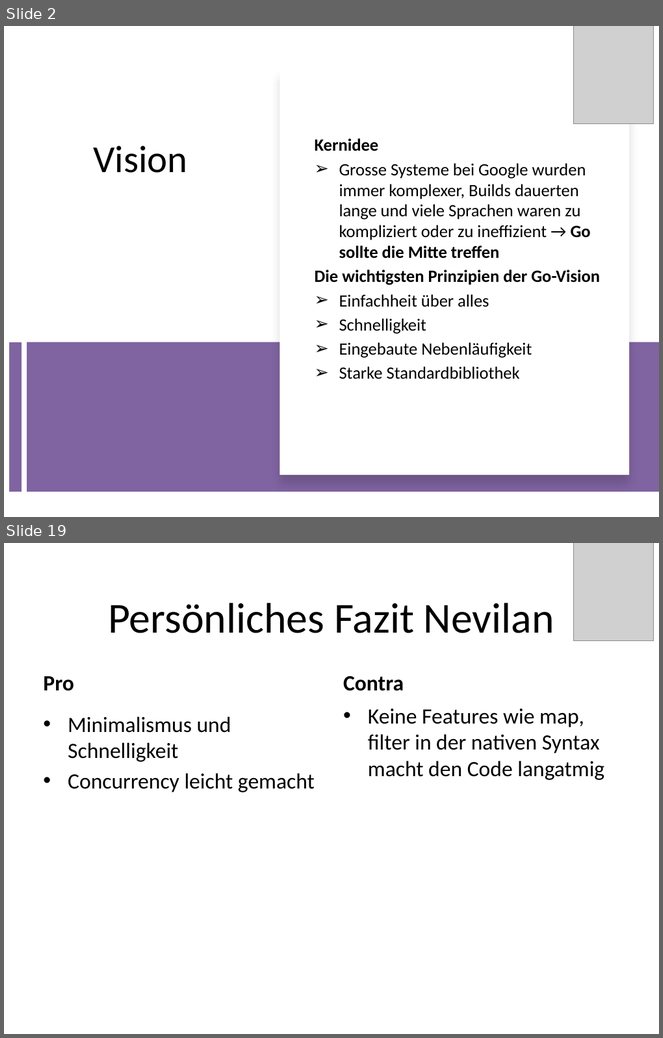
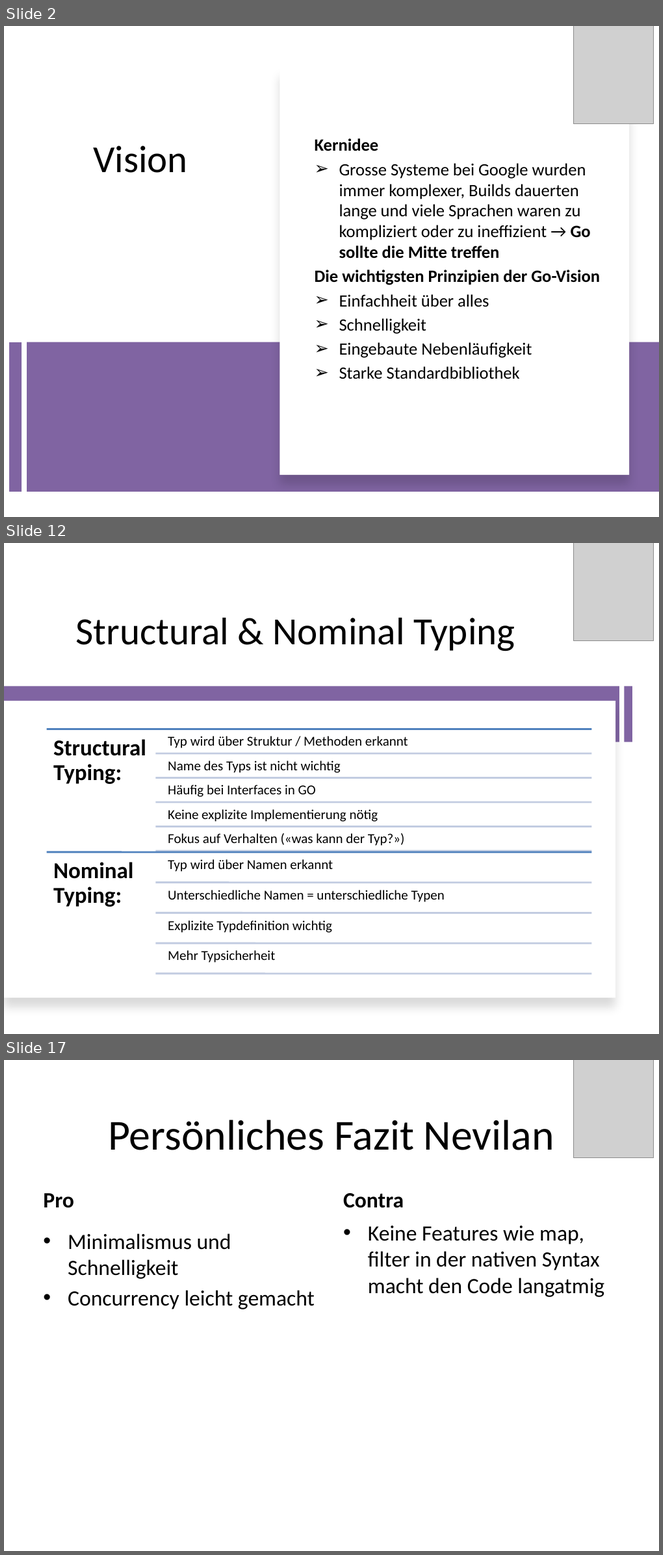
Before and after one commit to RatedNextGen/pcp-go, a slide deck: presentation/GO-Präsi.pptx. Shown one above the other, each under a label of ours: slides 2 and 19 before the commit, slides 2, 12 and 17 after it; the slides between them are not shown. The pictures are 663x1038 and 663x1555 pixels, drawn with LibreOffice and Linux fonts; fonts in the diff are those of the drawing; grey boxes stand for pictures. Boxes give left, top, right and bottom in pixels: in the first picture for what was removed or moved away, otherwise in the second. Text is boxed around its words. In the diff, an @@ line names an element or a change of style, - is before the commit and + after.

```diff
--- a/presentation/GO-Präsi.pptx
+++ b/presentation/GO-Präsi.pptx
@@ slide 12 added at box(4, 543, 659, 1034), background #FFFFFF @@
@@ picture added at box(574, 543, 654, 641) @@
@@ title added at box(76, 618, 515, 651), 42.3 pt, text #000000 @@
+Structural & Nominal Typing
@@ rectangle added at box(4, 687, 620, 742), fill #8064A2 @@
@@ rectangle added at box(624, 686, 632, 742), fill #8064A2 @@
@@ rectangle added at box(4, 701, 616, 999), fill #FFFFFF @@
@@ group added at box(47, 729, 592, 974): 11 lines, 11 texts @@
+Structural Typing:
+Typ wird über Struktur / Methoden erkannt
+Name des Typs ist nicht wichtig
+Häufig bei Interfaces in GO
+Keine explizite Implementierung nötig
+Fokus auf Verhalten («was kann der Typ?»)
+Nominal Typing:
+Typ wird über Namen erkannt
+Unterschiedliche Namen = unterschiedliche Typen
+Explizite Typdefinition wichtig
+Mehr Typsicherheit
@@ what was slide 19 is now slide 17 @@
```
Also in this commit, not shown: 10 slides changed, 4 other slides added, 7 slides removed, 12 other files.
